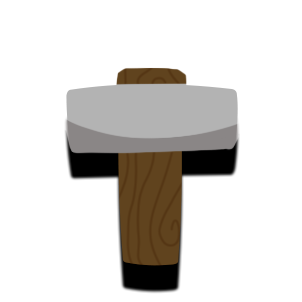
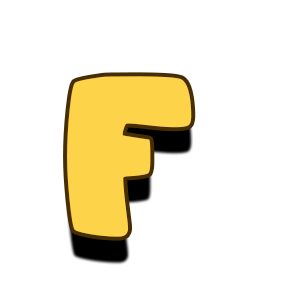
Two versions of the same layered image (302 × 302). Layer-by-layer changes:
hid group "T" (1st of 2) (5 layers) over [63, 67, 240, 294]
showed "F", painted on it over [66, 76, 200, 243]
